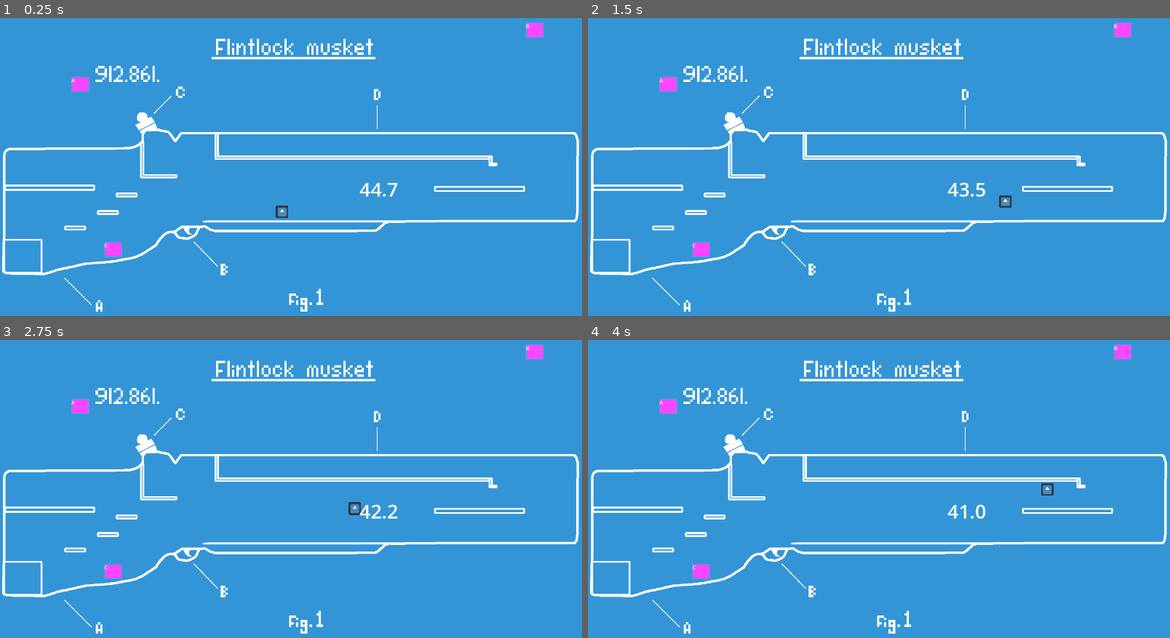
Above: before the commit, frames 1-4 (two rows, left to right).
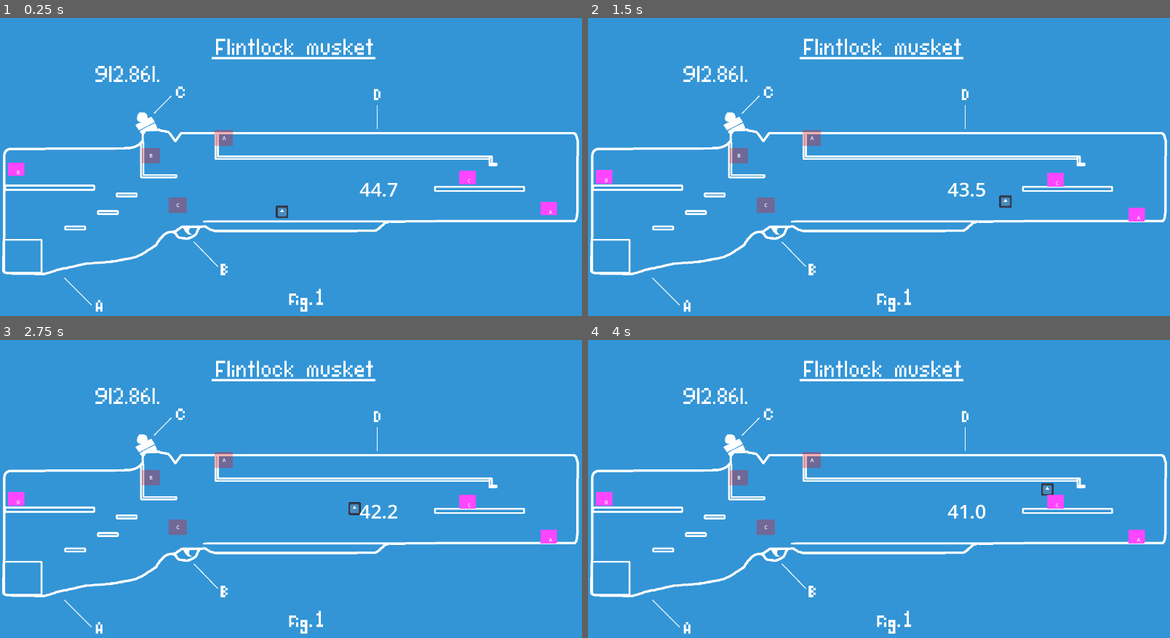
Above: after the commit, the same moments.

Repository: simenhs/piratsyltetoey
Game: Godot game, scene res://scenes/persistent_world/persistent_world.tscn
Two runs of this game, one before a commit and one after it. Both use one fixed random seed, a clock stepped at 60 frames per second and the inputs below. The engine's default icon, where the game draws it, is replaced by a stand-in: a white triangle on a blue panel in a dark square.
Inputs:
- Up to frame 1 (0.25 s): no input
- Up to frame 2 (1.5 s): hold E (use) 0.53-1.28 s; hold D (right) from 0.53 s (still down); tap Shift (dash) at 0.6 s; tap Space (jump) at 0.77, 1.07 s; tap E (use) at 1.35 s
- Up to frame 3 (2.75 s): tap Space (jump) at 1.52, 1.55, 1.82, 2.1 s; release D (right) at 2.03 s; hold A (left) from 2.03 s (still down); tap Shift (dash) at 2.3 s
- Up to frame 4 (4 s): release A (left) at 2.78 s; hold D (right) from 2.78 s (still down); tap Shift (dash) at 2.85 s; tap Space (jump) at 3.02, 3.32, 3.77, 3.8 s; tap E (use) at 3.05 s; hold E (use) from 3.53 s (still down)

The runs differ from the first frame. In frame 1, 1.3% of the frame differs, in the area x 1-96%, y 1-80%; in frame 2, 1.3%; in frame 3, 1.3%; in frame 4, 1.3%.
Error before the commit: Cannot call method 'show' on a null value. (res://scenes/level1/level_1.gd:31)

Commit message:
split up objects and home positons, so that objects can be spawned at a seperate place. Implemented throwing. added some sounds

Diff:
--- a/godot/project.godot
+++ b/godot/project.godot
@@ -23,7 +23,6 @@
 
 window/size/viewport_width=1920
 window/size/viewport_height=1080
-window/size/mode=2
 window/size/window_width_override=1920
 window/size/window_height_override=1080
 window/stretch/mode="viewport"
--- a/godot/scenes/level1/level1.tscn
+++ b/godot/scenes/level1/level1.tscn
@@ -1,9 +1,10 @@
-[gd_scene load_steps=5 format=3 uid="uid://dots7kewpqnio"]
+[gd_scene load_steps=6 format=3 uid="uid://dots7kewpqnio"]
 
 [ext_resource type="PackedScene" uid="uid://dmnhro72jpck8" path="res://scenes/level1/world/world.tscn" id="1_cwunv"]
 [ext_resource type="Script" path="res://scenes/level1/level_1.gd" id="1_rsi31"]
 [ext_resource type="PackedScene" uid="uid://qboe47l73lll" path="res://scenes/level1/player/player.tscn" id="2_qf4gi"]
-[ext_resource type="PackedScene" uid="uid://5r7jflx0vqw1" path="res://scenes/level1/picup_object/pickup_object.tscn" id="3_8oqeh"]
+[ext_resource type="PackedScene" uid="uid://o2pvq4u3r4ou" path="res://scenes/level1/picup_object/home_position.tscn" id="5_d34i5"]
+[ext_resource type="PackedScene" uid="uid://dt54hcs35cvuw" path="res://scenes/level1/picup_object/loose_pice.tscn" id="6_ij8bl"]
 
 [node name="Level1" type="Node"]
 process_mode = 3
@@ -13,23 +14,6 @@
 
 [node name="Player" parent="." instance=ExtResource("2_qf4gi")]
 position = Vector2(930, 681)
-
-[node name="pickupObject" parent="." instance=ExtResource("3_8oqeh")]
-position = Vector2(236, 264)
-ejection_force = Vector2(300, 300)
-ejection_delay = 0.0
-
-[node name="pickupObject2" parent="." instance=ExtResource("3_8oqeh")]
-position = Vector2(1735, 85)
-display_name = "B"
-ejection_force = Vector2(300, 300)
-ejection_delay = 0.0
-
-[node name="pickupObject3" parent="." instance=ExtResource("3_8oqeh")]
-position = Vector2(345, 809)
-display_name = "C"
-ejection_force = Vector2(300, 300)
-ejection_delay = 0.0
 
 [node name="TimerLabel" type="Label" parent="."]
 unique_name_in_owner = true
@@ -46,4 +30,31 @@
 one_shot = true
 autostart = true
 
+[node name="HomePosition" parent="." node_paths=PackedStringArray("loose_pice") instance=ExtResource("5_d34i5")]
+position = Vector2(587, 688)
+loose_pice = NodePath("../LoosePice")
+_id = "C"
+
+[node name="HomePosition2" parent="." node_paths=PackedStringArray("loose_pice") instance=ExtResource("5_d34i5")]
+position = Vector2(498, 525)
+loose_pice = NodePath("../LoosePice2")
+_id = "B"
+
+[node name="HomePosition3" parent="." node_paths=PackedStringArray("loose_pice") instance=ExtResource("5_d34i5")]
+position = Vector2(739, 466)
+loose_pice = NodePath("../LoosePice3")
+_id = "A"
+
+[node name="LoosePice" parent="." instance=ExtResource("6_ij8bl")]
+position = Vector2(1543, 567)
+_id = "C"
+
+[node name="LoosePice2" parent="." instance=ExtResource("6_ij8bl")]
+position = Vector2(55, 540)
+_id = "B"
+
+[node name="LoosePice3" parent="." instance=ExtResource("6_ij8bl")]
+position = Vector2(1811, 670)
+_id = "A"
+
 [connection signal="timeout" from="Timer" to="." method="_on_timer_timeout"]
--- a/godot/scenes/level1/level_1.gd
+++ b/godot/scenes/level1/level_1.gd
@@ -8,8 +8,8 @@
 
 @onready var timer_label: Label = %TimerLabel
 @onready var timer: Timer = $Timer
-@onready var win_label: Label = %WinLabel
-@onready var loos_label: Label = %LoosLabel
+#@onready var win_label: Label = %WinLabel
+#@onready var loos_label: Label = %LoosLabel
 
 
 func _input(event: InputEvent) -> void:
@@ -28,11 +28,11 @@
 
 	if all_objects_fixed:
 		game_won.emit()
-		win_label.show()
+		#win_label.show()
 		_game_won = true
 
 
 func _on_timer_timeout() -> void:
 	if not game_won:
 		game_lost.emit()
-		loos_label.show()
+		#loos_label.show()
--- a/godot/scenes/level1/picup_object/home_position.gd
+++ b/godot/scenes/level1/picup_object/home_position.gd
@@ -1,24 +1,33 @@
+@tool
 class_name HomePosition
 extends Area2D
 
 
 
-@onready var loose_pice: LoosePice = %LoosePice
+@export var loose_pice: LoosePice
+@export var _id : String : set = set_id
+
 @onready var color_rect: ColorRect = %ColorRect
+@onready var home_name: Label = %HomeName
 
-var _attract :bool = true
+var _attract :bool = false
 
 
+func _ready() -> void:
+	set_id(_id)
+	color_rect.color  =Color.RED
+	color_rect.color.a = .3
+
 func _physics_process(_delta: float) -> void:
-	if _attract and loose_pice.attatched_to == null :
-		loose_pice.lock_transform(transform)
-	else :
-		loose_pice.unlock()
+	if is_instance_valid(loose_pice):
+		if _attract and loose_pice.attatched_to == null :
+			loose_pice.lock_transform(transform)
+		else :
+			loose_pice.unlock()
 
 
 func _on_body_exited(_body: Node2D) -> void:
 	if not get_overlapping_bodies().has(loose_pice):
-		print("exited: " , get_overlapping_bodies())
 		color_rect.color  =Color.RED
 		color_rect.color.a = .3
 		_attract = false
@@ -29,3 +38,8 @@
 		color_rect.color  =Color.TURQUOISE
 		color_rect.color.a = .3
 		_attract = true
+
+func set_id(value):
+	_id = value
+	if is_instance_valid(home_name):
+		home_name.text = _id
--- a/godot/scenes/level1/picup_object/home_position.tscn
+++ b/godot/scenes/level1/picup_object/home_position.tscn
@@ -1,33 +1,33 @@
 [gd_scene load_steps=3 format=3 uid="uid://o2pvq4u3r4ou"]
 
-[ext_resource type="Script" path="res://scenes/level1/picup_object/home_position.gd" id="1_3biuj"]
+[ext_resource type="Script" path="res://scenes/level1/picup_object/home_position.gd" id="1_3g2w2"]
 
 [sub_resource type="RectangleShape2D" id="RectangleShape2D_7aq6o"]
 size = Vector2(59, 49)
 
 [node name="HomePosition" type="Area2D"]
 collision_mask = 4
-script = ExtResource("1_3biuj")
+script = ExtResource("1_3g2w2")
 
 [node name="CollisionShape2D" type="CollisionShape2D" parent="."]
-position = Vector2(29, 24)
+position = Vector2(0, -1)
 shape = SubResource("RectangleShape2D_7aq6o")
 
 [node name="ColorRect" type="ColorRect" parent="."]
 unique_name_in_owner = true
-offset_left = -1.0
-offset_top = -1.0
-offset_right = 59.0
-offset_bottom = 50.0
+offset_left = -31.0
+offset_top = -26.0
+offset_right = 29.0
+offset_bottom = 25.0
 color = Color(0.254331, 0.589812, 0.327141, 0.294118)
 metadata/_edit_use_anchors_ = true
 
 [node name="HomeName" type="Label" parent="."]
 unique_name_in_owner = true
-offset_left = 9.0
-offset_top = 12.0
-offset_right = 49.0
-offset_bottom = 36.0
+offset_left = -19.0
+offset_top = -12.0
+offset_right = 21.0
+offset_bottom = 12.0
 text = "A"
 horizontal_alignment = 1
 metadata/_edit_use_anchors_ = true
--- a/godot/scenes/level1/picup_object/loose_pice.gd
+++ b/godot/scenes/level1/picup_object/loose_pice.gd
@@ -1,5 +1,8 @@
+@tool
 class_name LoosePice
 extends RigidBody2D
+
+@export var _id : String : set = set_id
 
 var _lock_transform : Transform2D
 var _locked := false
@@ -7,12 +10,21 @@
 
 
 @onready var picup_area_2d: Area2D = %PicupArea2D
-@onready var home_position: HomePosition = %HomePosition
+#@onready var home_position: HomePosition = %HomePosition
+@onready var loose_pice_label: Label = %LoosePiceLabel
+
+func _ready() -> void:
+	set_id(_id)
 
 func _integrate_forces(state):
 	if attatched_to != null:
-		if global_position.distance_to(attatched_to.global_position) > 10 :
-			apply_central_impulse(attatched_to.global_position.direction_to(global_position) * -700)
+		#if global_position.distance_to(attatched_to.global_position) > 10 :
+			#apply_central_impulse(attatched_to.global_position.direction_to(global_position) * -700)
+		freeze_mode = FreezeMode.FREEZE_MODE_KINEMATIC
+		freeze = true
+		global_transform = attatched_to.get_global_hand_transform()
+	else :
+		freeze = false
 
 
 func _input(event: InputEvent) -> void:
@@ -22,15 +34,23 @@
 			for player in picup_area_2d.get_overlapping_bodies():
 				if player is Player:
 					attatched_to = player
+					globals.play_sound("pickup")
+					sleeping = false
 		else :
 			attatched_to = null
+			_throw()
+func _throw():
+	globals.play_sound("throw")
+	if rotation > PI/2:
+		apply_central_impulse(Vector2(-300,-300))
+	else :
+		apply_central_impulse(Vector2(300,-300))
 
-
-func eject(force : Vector2):
-	unlock()
-	home_position._attract = false
-	#
-	apply_central_impulse(force)
+#func eject(force : Vector2):
+	#unlock()
+	#home_position._attract = false
+	##
+	#apply_central_impulse(force)
 
 func lock_transform(trans : Transform2D):
 	transform = trans
@@ -38,3 +58,8 @@
 
 func unlock():
 	freeze = false
+
+func set_id(value):
+	_id = value
+	if is_instance_valid(loose_pice_label):
+		loose_pice_label.text = _id
--- /dev/null
+++ b/godot/scenes/level1/picup_object/loose_pice.tscn
@@ -0,0 +1,39 @@
+[gd_scene load_steps=4 format=3 uid="uid://dt54hcs35cvuw"]
+
+[ext_resource type="Script" path="res://scenes/level1/picup_object/loose_pice.gd" id="1_i5jbi"]
+
+[sub_resource type="RectangleShape2D" id="RectangleShape2D_gk0ra"]
+size = Vector2(57, 46)
+
+[sub_resource type="CircleShape2D" id="CircleShape2D_3i2b6"]
+radius = 54.0093
+
+[node name="LoosePice" type="RigidBody2D"]
+collision_layer = 4
+collision_mask = 7
+contact_monitor = true
+script = ExtResource("1_i5jbi")
+
+[node name="CollisionShape2D" type="CollisionShape2D" parent="."]
+shape = SubResource("RectangleShape2D_gk0ra")
+
+[node name="ColorRect" type="ColorRect" parent="."]
+offset_left = -28.0
+offset_top = -22.0
+offset_right = 26.0
+offset_bottom = 23.0
+color = Color(1, 0.27451, 1, 1)
+
+[node name="LoosePiceLabel" type="Label" parent="."]
+unique_name_in_owner = true
+offset_right = 40.0
+offset_bottom = 23.0
+text = "A"
+
+[node name="PicupArea2D" type="Area2D" parent="."]
+unique_name_in_owner = true
+collision_layer = 0
+collision_mask = 2
+
+[node name="CollisionShape2D" type="CollisionShape2D" parent="PicupArea2D"]
+shape = SubResource("CircleShape2D_3i2b6")
--- a/godot/scenes/level1/picup_object/pickup_object.tscn
+++ b/godot/scenes/level1/picup_object/pickup_object.tscn
@@ -1,83 +1,14 @@
-[gd_scene load_steps=7 format=3 uid="uid://5r7jflx0vqw1"]
+[gd_scene load_steps=4 format=3 uid="uid://5r7jflx0vqw1"]
 
 [ext_resource type="Script" path="res://scenes/level1/picup_object/pickup_object.gd" id="1_cii00"]
-[ext_resource type="Script" path="res://scenes/level1/picup_object/loose_pice.gd" id="2_2xjy3"]
-[ext_resource type="Script" path="res://scenes/level1/picup_object/home_position.gd" id="2_qkavf"]
-
-[sub_resource type="RectangleShape2D" id="RectangleShape2D_7aq6o"]
-size = Vector2(59, 49)
-
-[sub_resource type="RectangleShape2D" id="RectangleShape2D_gk0ra"]
-size = Vector2(57, 46)
-
-[sub_resource type="CircleShape2D" id="CircleShape2D_3i2b6"]
-radius = 54.0093
+[ext_resource type="PackedScene" uid="uid://o2pvq4u3r4ou" path="res://scenes/level1/picup_object/home_position.tscn" id="2_mbgx7"]
+[ext_resource type="PackedScene" uid="uid://dt54hcs35cvuw" path="res://scenes/level1/picup_object/loose_pice.tscn" id="3_ehf6y"]
 
 [node name="pickupObject" type="Node2D"]
 script = ExtResource("1_cii00")
-ejection_force = null
-ejection_delay = null
 
-[node name="HomePosition" type="Area2D" parent="."]
+[node name="HomePosition" parent="." instance=ExtResource("2_mbgx7")]
 unique_name_in_owner = true
-collision_mask = 4
-script = ExtResource("2_qkavf")
 
-[node name="CollisionShape2D" type="CollisionShape2D" parent="HomePosition"]
-position = Vector2(29, 24)
-shape = SubResource("RectangleShape2D_7aq6o")
-
-[node name="ColorRect" type="ColorRect" parent="HomePosition"]
+[node name="LoosePice" parent="." instance=ExtResource("3_ehf6y")]
 unique_name_in_owner = true
-offset_left = -1.0
-offset_top = -1.0
-offset_right = 59.0
-offset_bottom = 50.0
-color = Color(0.254331, 0.589812, 0.327141, 0.294118)
-metadata/_edit_use_anchors_ = true
-
-[node name="HomeName" type="Label" parent="HomePosition"]
-unique_name_in_owner = true
-offset_left = 9.0
-offset_top = 12.0
-offset_right = 49.0
-offset_bottom = 36.0
-text = "A"
-horizontal_alignment = 1
-metadata/_edit_use_anchors_ = true
-
-[node name="LoosePice" type="RigidBody2D" parent="."]
-unique_name_in_owner = true
-collision_layer = 4
-collision_mask = 3
-contact_monitor = true
-script = ExtResource("2_2xjy3")
-
-[node name="CollisionShape2D" type="CollisionShape2D" parent="LoosePice"]
-position = Vector2(29.5, 25)
-shape = SubResource("RectangleShape2D_gk0ra")
-
-[node name="ColorRect" type="ColorRect" parent="LoosePice"]
-offset_left = 2.0
-offset_top = 2.0
-offset_right = 56.0
-offset_bottom = 47.0
-color = Color(1, 0.27451, 1, 1)
-
-[node name="LoosePiceLabel" type="Label" parent="LoosePice"]
-unique_name_in_owner = true
-offset_right = 40.0
-offset_bottom = 23.0
-text = "A"
-
-[node name="PicupArea2D" type="Area2D" parent="LoosePice"]
-unique_name_in_owner = true
-collision_layer = 0
-collision_mask = 2
-
-[node name="CollisionShape2D" type="CollisionShape2D" parent="LoosePice/PicupArea2D"]
-position = Vector2(31, 24)
-shape = SubResource("CircleShape2D_3i2b6")
-
-[connection signal="body_entered" from="HomePosition" to="HomePosition" method="_on_body_entered"]
-[connection signal="body_exited" from="HomePosition" to="HomePosition" method="_on_body_exited"]
--- a/godot/scenes/level1/player/player.gd
+++ b/godot/scenes/level1/player/player.gd
@@ -11,10 +11,13 @@
 var dash_on_cooldown :bool = false
 var facing_left : bool = false
 var bounce_count : int = 0
+var was_on_floor :bool
+var bounsing = false
 
 
 @onready var coyote_timer: Timer = %CoyoteTimer
 @onready var jump_buffer_timer: Timer = %JumpBufferTimer
+@onready var hand_position: Marker2D = %HandPosition
 
 func _physics_process(delta: float) -> void:
 	_move(delta)
@@ -54,15 +57,17 @@
 	globals.play_sound("jump")
 	velocity.y = JUMP_VELOCITY
 	coyote_timer.stop()
-	bounce_count = 0
+
 
 
 func _bounce_jump(_delta : float):
-	globals.play_sound("jump")
+	globals.play_sound("jump") #Todo: replace with bounce sound
 	print(velocity.y)
 	velocity.y = JUMP_VELOCITY + JUMP_VELOCITY*0.1 *bounce_count
 	bounce_count += 1
 	coyote_timer.stop()
+	bounsing = true
+
 
 func wall_jump(_delta:float):
 	globals.play_sound("jump")
@@ -72,18 +77,31 @@
 
 func _fall_down(delta : float):
 	if not is_on_floor():
+		bounsing = false
 		velocity += get_gravity() * delta
 		if is_on_wall() and (Input.is_action_pressed("left") or Input.is_action_pressed("right") ):
 			if velocity.y > 0:
 				velocity.y = SLIDE_DOWN_SPEED
+				#TODO: slide on wall sound loop
 
+	if is_on_floor() and not was_on_floor and not bounsing:
+		_hit_floor()
+	was_on_floor = is_on_floor()
+
+
+func _hit_floor():
+	bounce_count = 0
+	globals.play_sound("hit_metal") # Todo: replase with landing sound
 
 
 func _move(delat: float) :
 	var direction := Input.get_axis("left", "right")
 	if direction:
 		velocity.x = direction * SPEED
+		if facing_left !=  Input.is_action_pressed("left"):
+			scale.x = -1
 		facing_left =  Input.is_action_pressed("left")
+
 	else:
 		velocity.x =  move_toward(velocity.x, 0, SPEED*delat*5)
 		velocity.x = clamp(velocity.x,-SPEED,SPEED)
@@ -96,7 +114,11 @@
 			velocity.x = DASH_SPEED
 		dash_on_cooldown = true
 		get_tree().create_timer(DASH_COOLDOWN_TIME).timeout.connect(_on_dash_cooldown_timeout)
+		globals.play_sound("jump") #todo: replace with dash sound
 
 
 func _on_dash_cooldown_timeout():
 	dash_on_cooldown = false
+
+func get_global_hand_transform():
+	return hand_position.global_transform
--- a/godot/scenes/level1/player/player.tscn
+++ b/godot/scenes/level1/player/player.tscn
@@ -27,3 +27,7 @@
 unique_name_in_owner = true
 wait_time = 0.15
 one_shot = true
+
+[node name="HandPosition" type="Marker2D" parent="."]
+unique_name_in_owner = true
+position = Vector2(18, -15)
